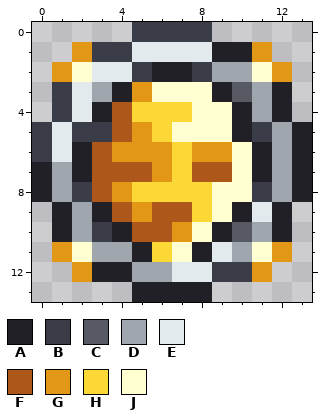
Pixel-art sprite, stored at Items/Accessories/ManifestedWillEmblem.png. Above: the version before the commit.
The file is 28x28 pixels, drawn in blocks of 2x2; one block is one cell here.
Palette (. is transparent): A #202026  B #3a3c47  C #575963  D #9fa6ad  E #e3eaed  F #ad571a  G #e29816  H #fcd837  J #ffffd1
Pixels before, first column x 0:
 0 .....BBBB.....
 1 ..GBBEEEEAAG..
 2 .GJEEBAABDDJG.
 3 .BEDAGJJJACDA.
 4 .BEAFHHHJJADA.
 5 BEBBFGHJJJABDA
 6 BEAFGGGHGGJADA
 7 ADAFFFGHFFJADA
 8 ADBFGHHHHJJBDA
 9 .ADAFGFFHJAEA.
10 .ADBAFFGJACDA.
11 .GJDDAHJAEDJG.
12 ..GAADDEEBBG..
13 .....AAAA.....
And afterwards:
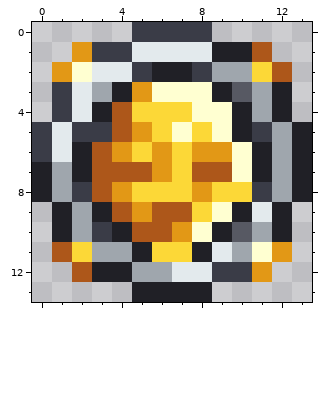
The edit:
Changed rows in their new state; - is an unchanged pixel.
first column x 1:
 1 ----------F-
 2 ----------HF
 5 -------H----
 6 ----H-------
 8 -------GHH--
11 FH----H-----
12 -F----------
